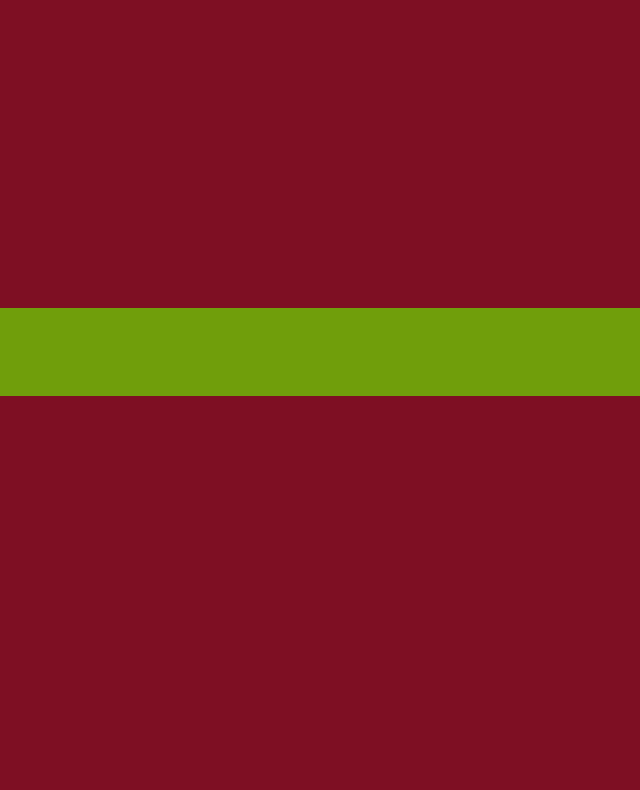
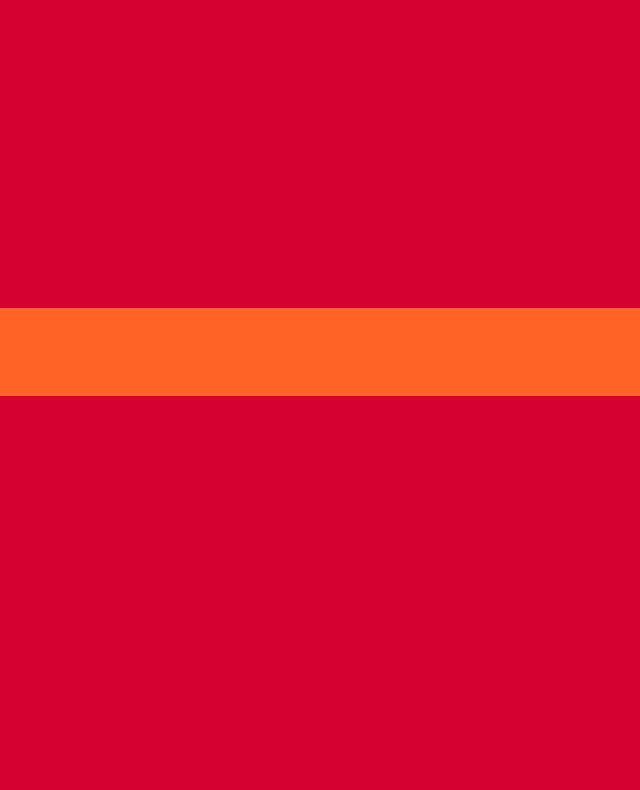
Comparing the layer stacks of the two 640 x 790 images. Changes:
added layer "Layer copy" above "Layer" over [0, 308, 640, 396]
hid "Layer" over [0, 308, 640, 396]
added layer "Background copy #1" above "Background copy" over [0, 0, 640, 790]
hid "Background" over [0, 0, 640, 790]
